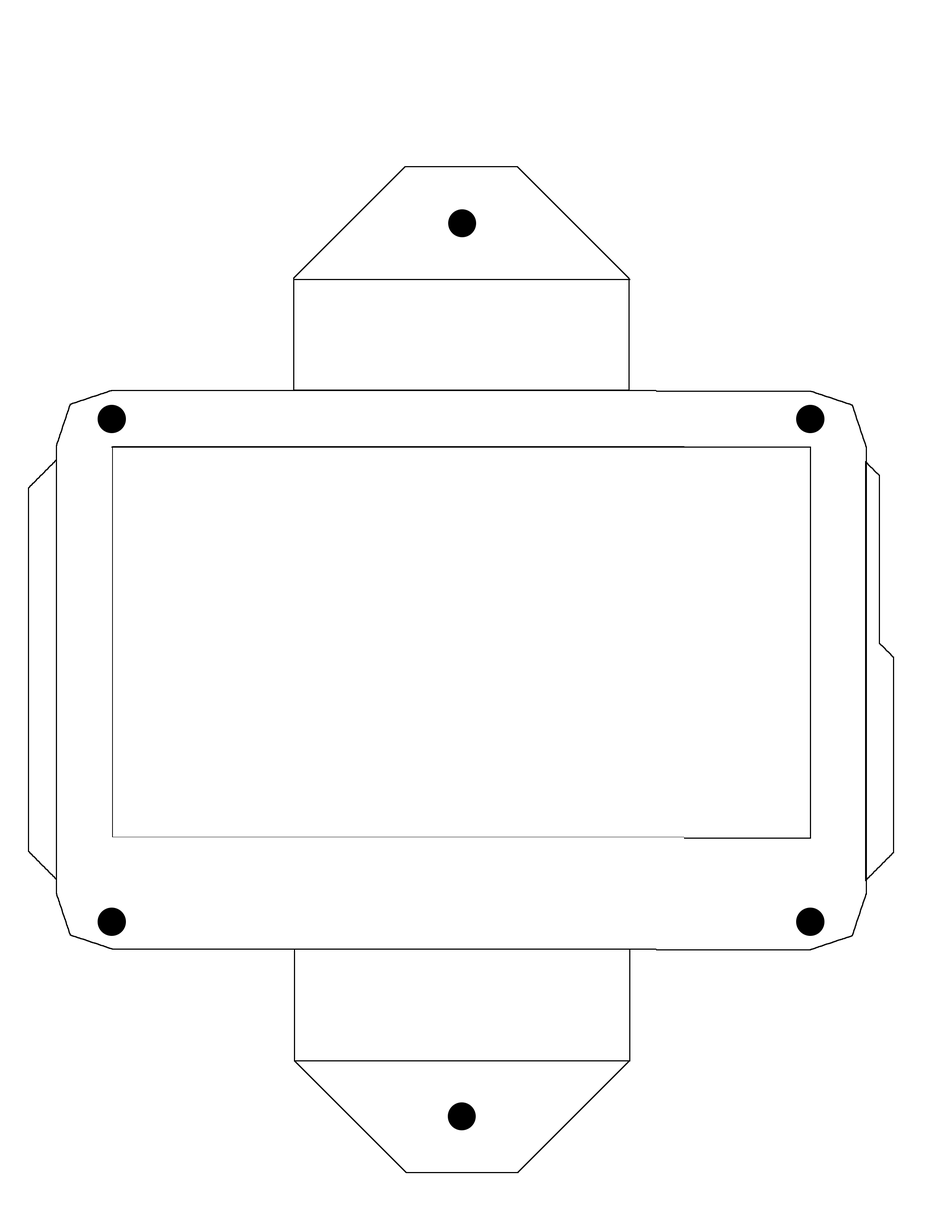
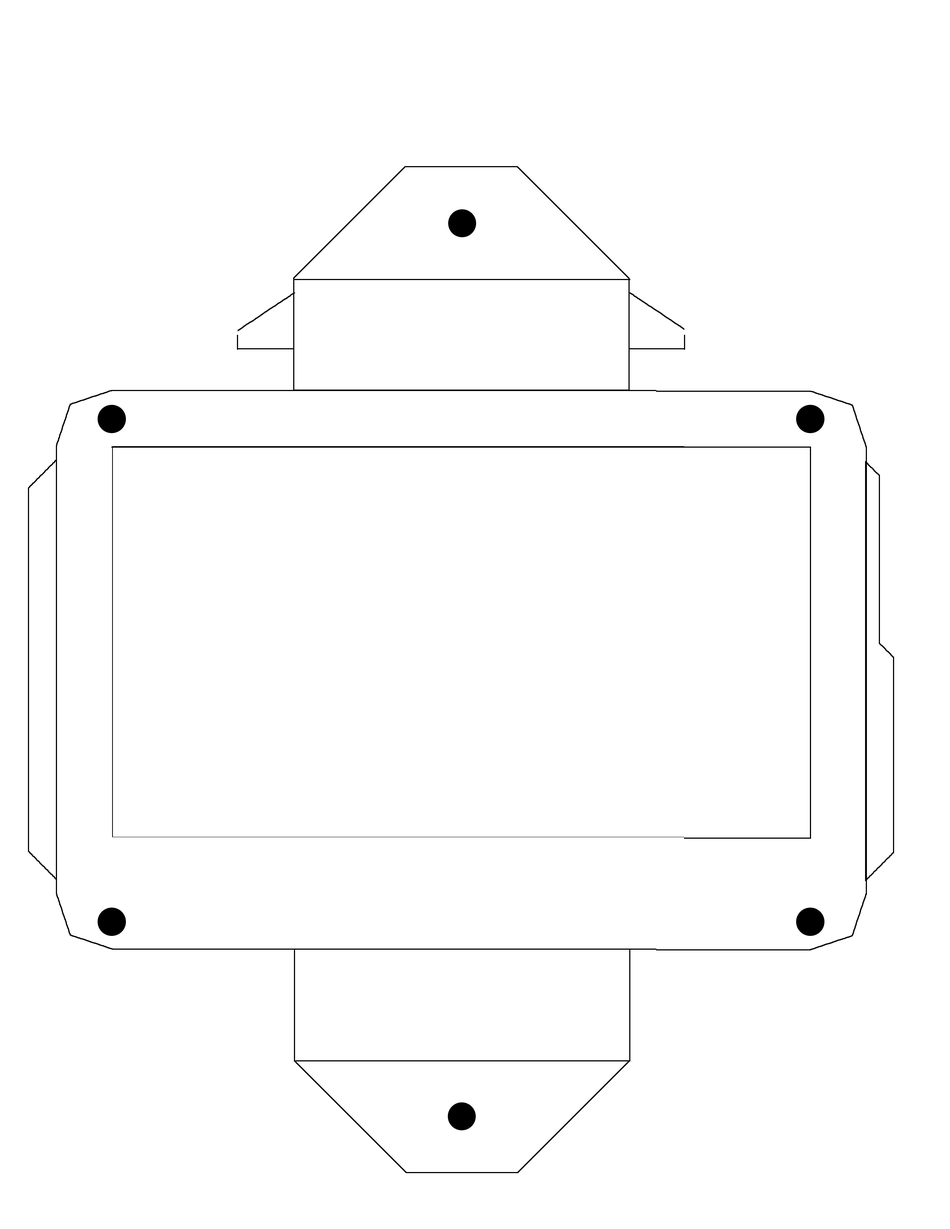
Comparing the layer stacks of the two 950×1229 images. Changes:
added layer "Strain relief tabs" above "Ellipse 4" over [236,292,686,350]
